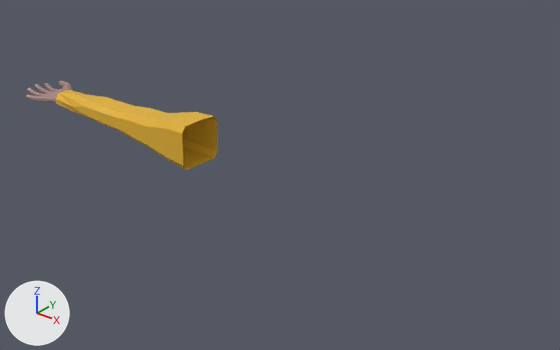
Before and after pictures for a commit that changed the Blender file Assets/Art/Models/Blender/Arms.blend.
One viewpoint serves both versions: a 50 mm lens placed at (19.8, -20.1, 13.3), pointed at (2.0, 2.0, -0.4). Every picture has the same lights, and +X, +Y and +Z are marked at lower left.

The first picture shows 'ArmR'.
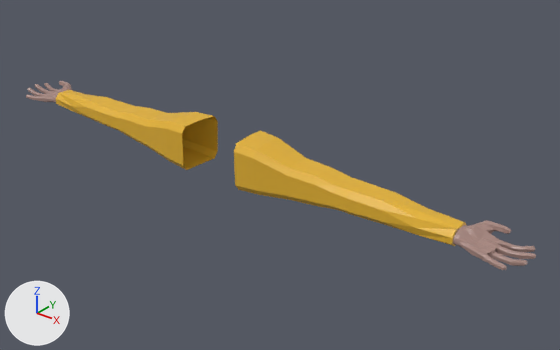
Where the newer file only moved an object's origin or applied its transform, the numbers keep the older frame.

The change in detail:
Material 'Material.001' (mat_material_001) is new.
Its base color is (0.8, 0.46, 0.031) (yellow #e7b531).
Material 'Material.002' (mat_material_002) is new.
Its base color is (0.39, 0.247, 0.217) (beige #a88880).
Its roughness is 0.4.
Mesh me_cube_001 is new.
It has 473 vertices, 912 faces and spans x 1.25..13.01, y -0.01..1.93, z -0.54..1.46.
Faces by material slot: [702, 210].
It uses material mat_material_002 (beige #a88880).
It uses material mat_material_001 (yellow #e7b531).
Object 'ArmL' (ob_arml) is new; it shows me_cube_001.
Its location is (0.0, 0.0, 0.0).

Boxes [x1, y1, x2, y2] around the edits, measured in the pictures (560 x 350 px):
'ArmL', added (yellow)
    after: [234, 130, 536, 270]
    faces in mat_material_001 (yellow #e7b531): [234, 130, 466, 246]
    faces in mat_material_002 (beige #a88880): [453, 220, 536, 270]
